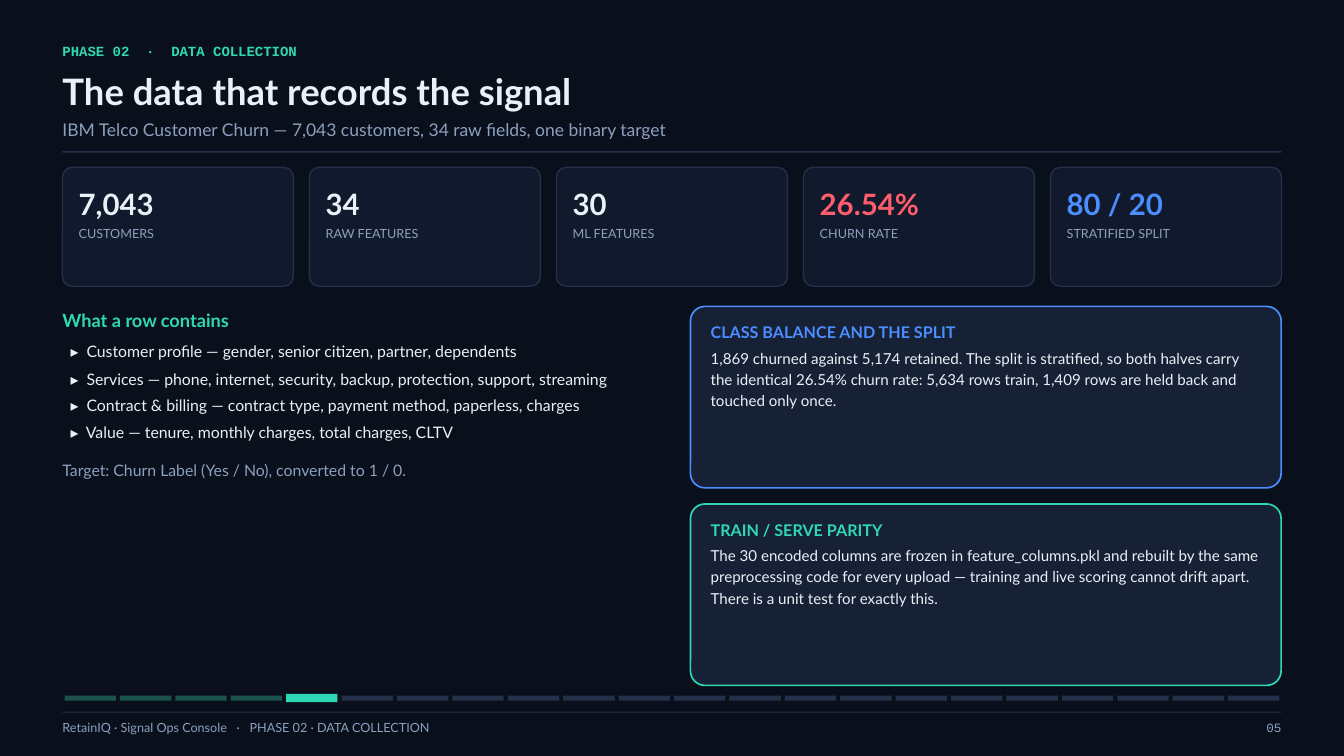
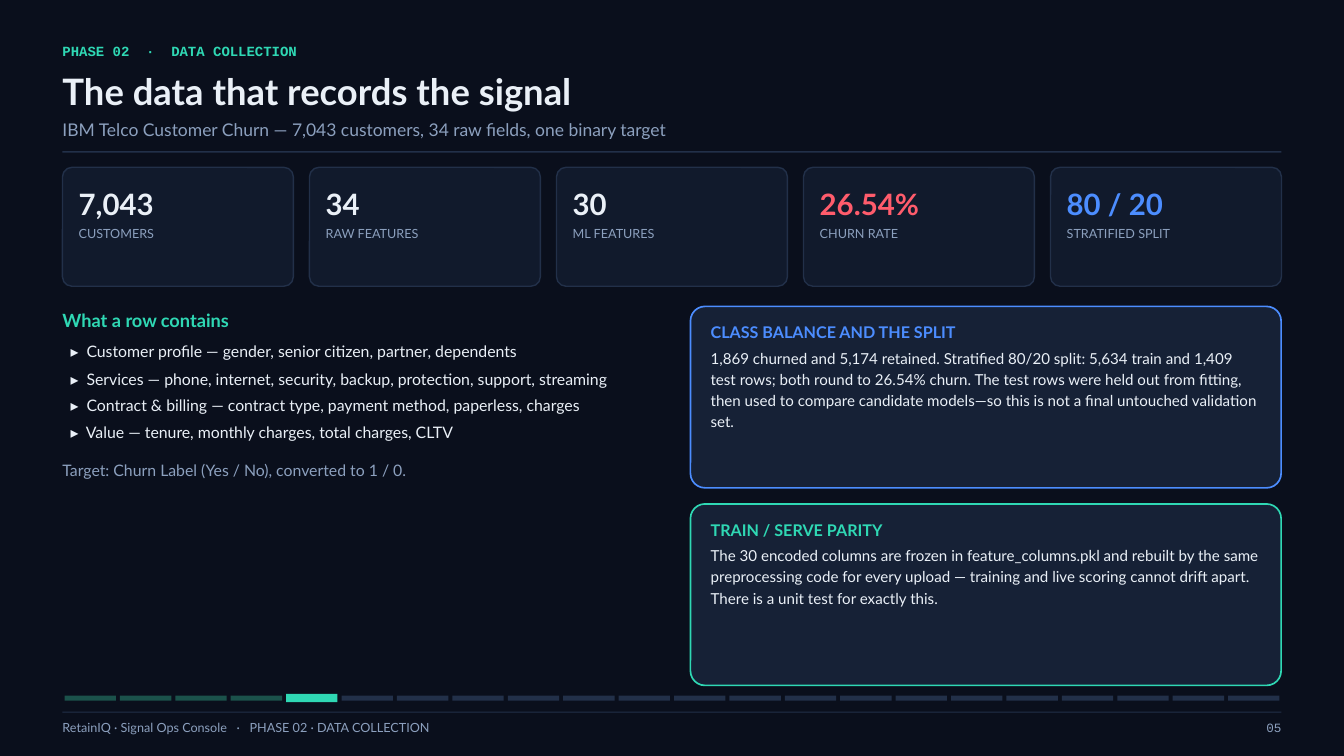
Before and after one commit to Logesh0247/RetainIQ_Signal_Ops_Console, a slide deck: slide 5 of presentation/RetainIQ_Project_Review.pptx. Drawn at 1344x756 pixels with LibreOffice and Linux fonts; fonts in the diff are those of the drawing. Boxes give left, top, right and bottom in pixels: in the first picture for what was removed or moved away, otherwise in the second. Text is boxed around its words. In the diff, an @@ line names an element or a change of style, - is before the commit and + after.

```diff
--- a/presentation/RetainIQ_Project_Review.pptx
+++ b/presentation/RetainIQ_Project_Review.pptx
@@ text at [711,353,1257,427]: text changed @@
-1,869 churned against 5,174 retained. The split is stratified, so both halves carry the identical 26.54% churn rate: 5,634 rows train, 1,409 rows are held back and touched only once.
+1,869 churned and 5,174 retained. Stratified 80/20 split: 5,634 train and 1,409 test rows; both round to 26.54% churn. The test rows were held out from fitting, then used to compare candidate models—so this is not a final untouched validation set.
```
Also in this commit, not shown: 3 other slides changed, 4 other files.
